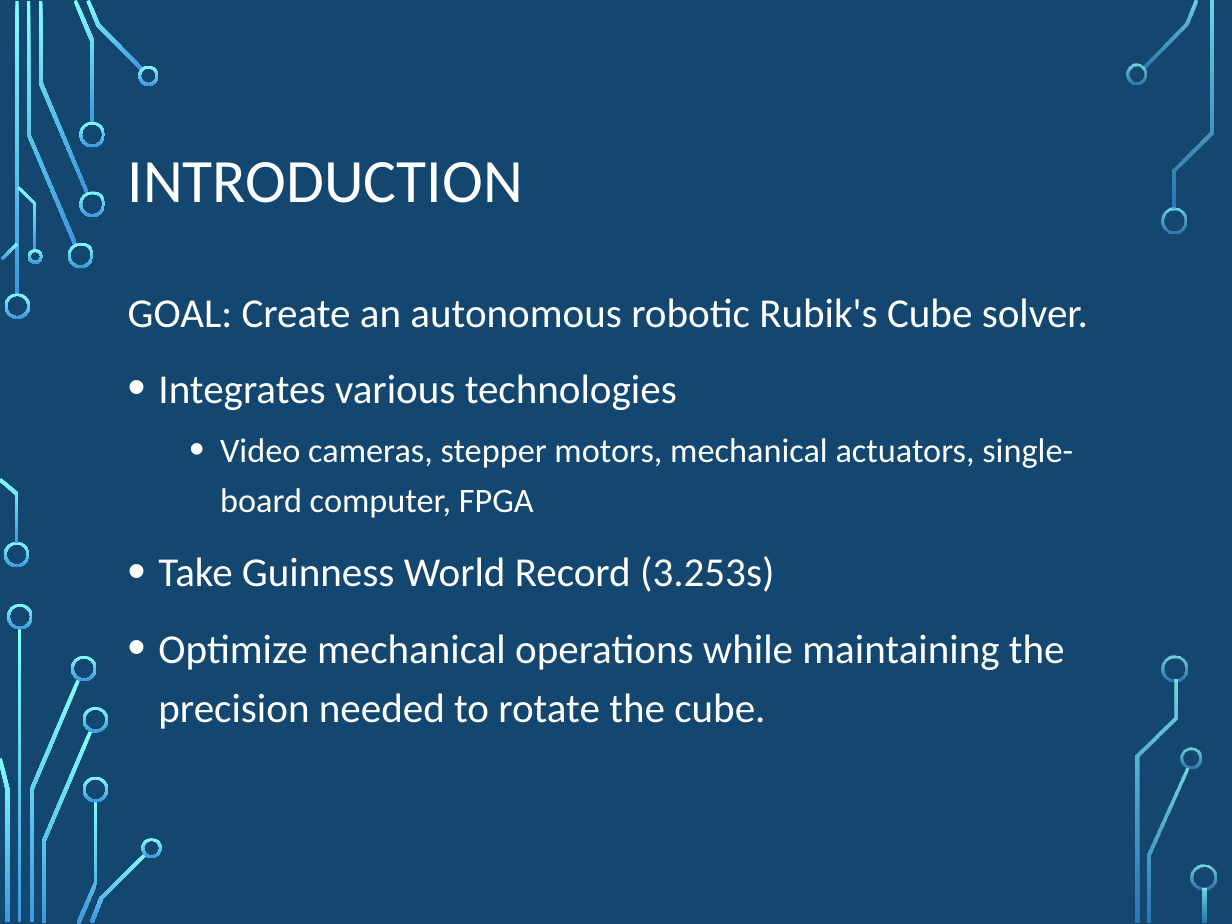
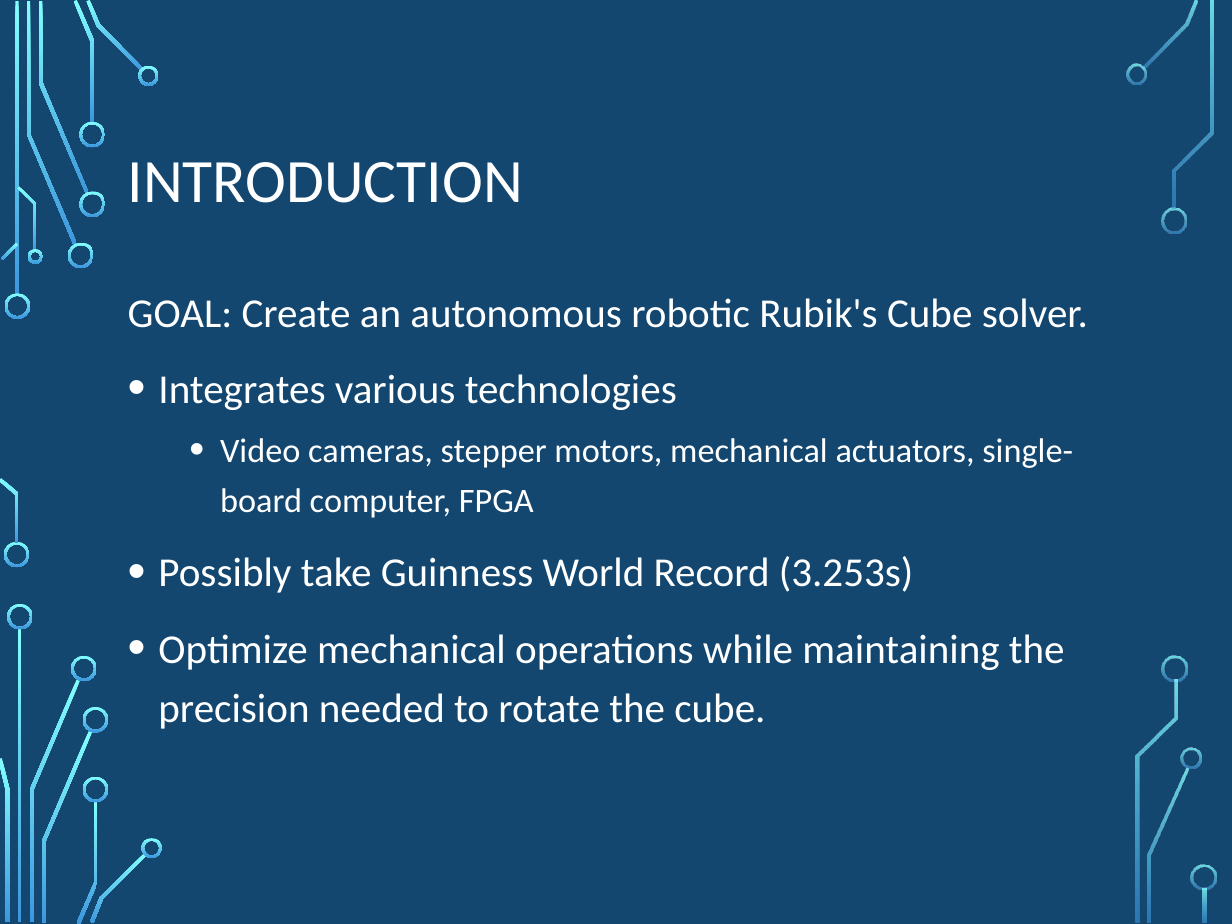
Before and after one commit to jon-whit/herbert, a slide deck: slide 3 of Documents/Presentations/HerbertPresentation.pptx. Drawn at 1232x924 pixels with LibreOffice and Linux fonts; fonts in the diff are those of the drawing; background and template pictures are left out. Boxes give left, top, right and bottom in pixels: in the first picture for what was removed or moved away, otherwise in the second. Text is boxed around its words. In the diff, an @@ line names an element or a change of style, - is before the commit and + after.

```diff
--- a/Documents/Presentations/HerbertPresentation.pptx
+++ b/Documents/Presentations/HerbertPresentation.pptx
@@ text at (158,556,913,593): text changed @@
-• Take Guinness World Record (3.253s)
+• Possibly take Guinness World Record (3.253s)
```
Also in this commit, not shown: 1 other slide changed, 5 other files.
